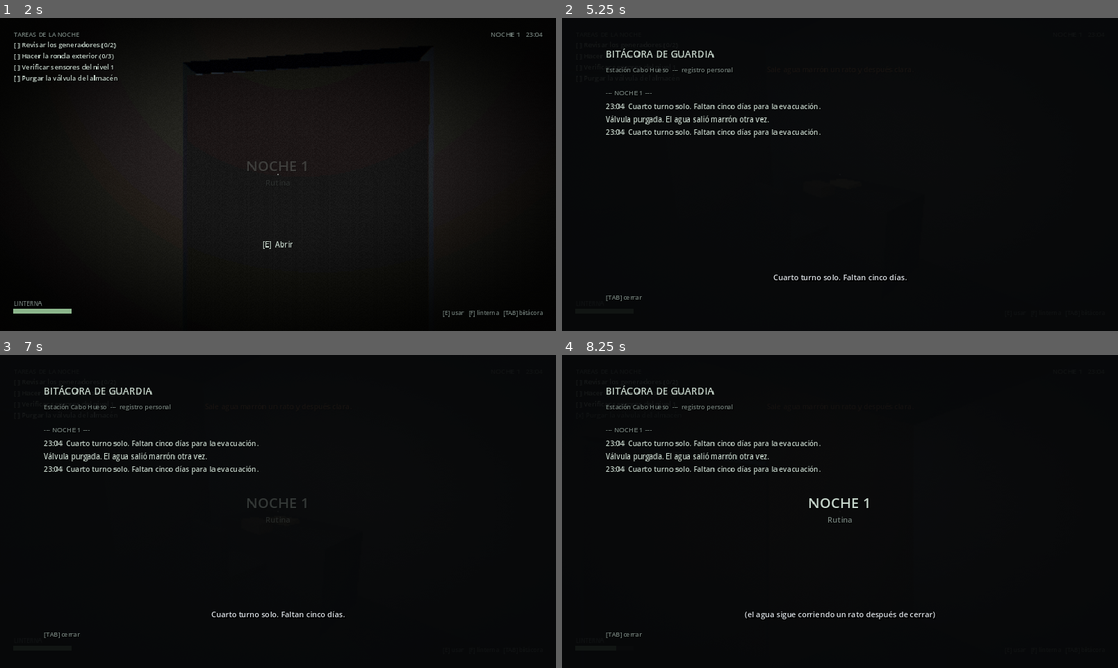
Above: before the commit, frames 1-4 (two rows, left to right).
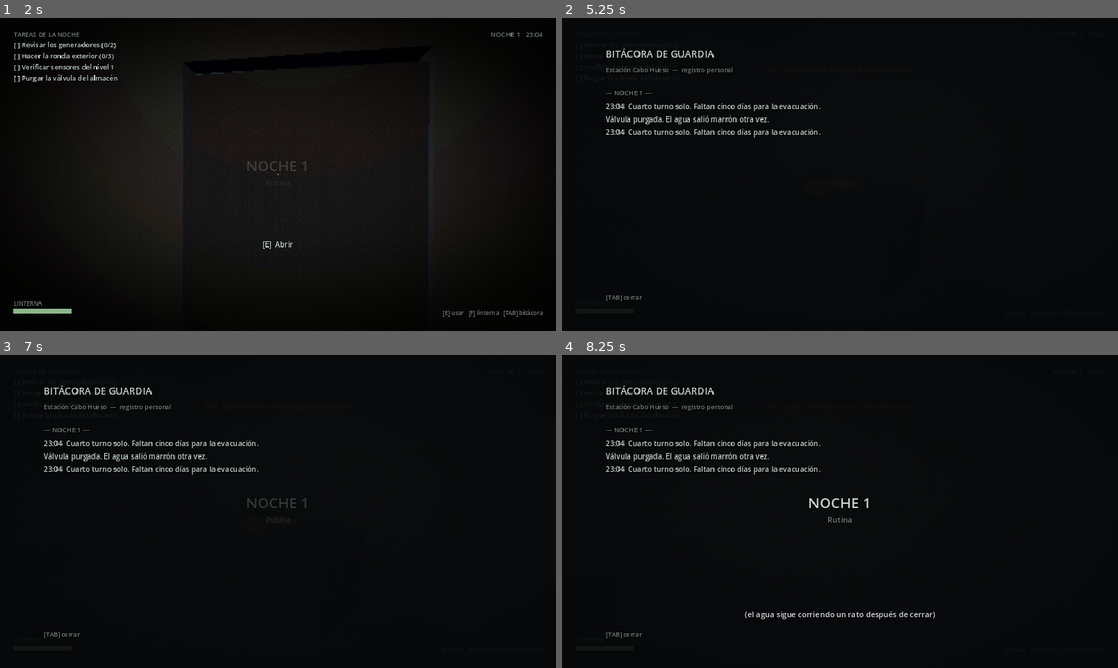
Above: after the commit, the same moments.

Repository: avanzadigital4-a11y/La-Guardia
Game: Godot game, scene res://tests/ui_smoke.tscn
Two runs of this game, one before a commit and one after it. Both use one fixed random seed, a clock stepped at 60 frames per second and the inputs below. This scene is started directly instead of the project's main scene.
Inputs (mouse positions are in pixels of both pictures, inside the frame that each line leads up to):
- Up to frame 1 (2 s): tap Enter at 0.5 s; move the mouse to (305, 174) at 0.52 s; hold F (flashlight) 0.53-1.28 s; hold W (move_forward) from 0.53 s (still down); move the mouse to (250, 174) at 1.27 s; tap E (interact) at 1.35 s
- Up to frame 2 (5.25 s): move the mouse to (851, 168) at 2.02 s; hold Tab (logbook) 2.03-2.78 s; move the mouse to (812, 237) at 2.77 s; tap Shift (sprint) at 2.85 s; tap Space at 3.5 s; move the mouse to (1006, 221) at 3.52 s; release W (move_forward) at 3.53 s; hold F (flashlight) 3.53-4.28 s; hold A (move_left) 3.53-5.03 s; tap Enter at 4.25 s; move the mouse to (673, 127) at 4.27 s; tap E (interact) at 4.35 s; move the mouse to (845, 174) at 5.02 s; hold W (move_forward) from 5.03 s (still down); hold Tab (logbook) from 5.03 s (still down)
- Up to frame 3 (7 s): tap Space at 5.75 s; move the mouse to (194, 433) at 5.77 s; release W (move_forward) at 5.78 s; release Tab (logbook) at 5.78 s; hold D (move_right) 5.78-6.53 s; tap Shift (sprint) at 5.85 s; tap Enter at 6.5 s; move the mouse to (400, 495) at 6.52 s; hold W (move_forward) from 6.53 s (still down); hold F (flashlight) from 6.53 s (still down)
- Up to frame 4 (8.25 s): move the mouse to (728, 527) at 7.27 s; release W (move_forward) at 7.28 s; release F (flashlight) at 7.28 s; hold D (move_right) 7.28-8.03 s; tap E (interact) at 7.35 s; move the mouse to (851, 505) at 8.02 s; hold W (move_forward) from 8.03 s (still down); hold Tab (logbook) from 8.03 s (still down)

Frame 1 is identical in both runs. In frame 2, 0.2% of the frame differs, in the area x 10-62%, y 23-84%; in frame 3, 0.2%; in frame 4, less than 0.1%.

Commit message:
Ranuras de guardado, creditos y opciones de comodidad
- Tres ranuras de guardado, cada una con su noche, su fecha y si quedo a
  mitad de noche. Borrado con confirmacion. Las partidas guardadas antes de
  que existieran las ranuras se siguen leyendo.
- Menu reorganizado: Jugar (lista de ranuras), Opciones, Creditos y Salir.
- Opciones de comodidad, que en primera persona son accesibilidad y no lujo:
  cabeceo al caminar, campo de vision y tamano de subtitulos.
- Arreglo de fondo: si empieza una noche mientras otra todavia esta esperando
  fundidos o beats, la vieja se corta en vez de pisar el estado de la nueva.
- La herramienta de capturas pasa a usar --capturas, para no chocar con el
  --capture de la suite de interfaz.

Co-Authored-By: Claude Opus 5 <noreply@anthropic.com>
Claude-Session: https://claude.ai/code/session_01QBYzsXZBwSR4QSCbqtZCzF

Diff:
--- a/scripts/autoload/game_state.gd
+++ b/scripts/autoload/game_state.gd
@@ -13,7 +13,8 @@
 signal battery_changed(value: float)
 
 const MAX_NIGHT := 5
-const SAVE_PATH := "user://la_guardia_save.json"
+const SAVE_PATH := "user://la_guardia_save.json"   # partida vieja, se migra sola
+const SLOTS := 3
 
 var current_night := 1
 var tasks: Array = []              # [{id, text, done}]
@@ -24,6 +25,7 @@
 var spare_batteries := 0   # las de repuesto se buscan en la estacion
 var night_active := false
 var pending_world := {}   # estado del mundo a restaurar al continuar
+var slot := 1
 
 
 func start_night(n: int) -> void:
@@ -178,6 +180,43 @@
 	pending_world = {}
 
 
+static func slot_path(n: int) -> String:
+	return "user://la_guardia_%d.json" % clampi(n, 1, SLOTS)
+
+
+## Resumen de cada ranura, para el menu: {"usado", "noche", "fecha"}.
+static func slot_info(n: int) -> Dictionary:
+	var path := slot_path(n)
+	if not FileAccess.file_exists(path):
+		return {"usado": false, "noche": 0, "fecha": ""}
+	var f := FileAccess.open(path, FileAccess.READ)
+	if f == null:
+		return {"usado": false, "noche": 0, "fecha": ""}
+	var parsed: Variant = JSON.parse_string(f.get_as_text())
+	f.close()
+	if typeof(parsed) != TYPE_DICTIONARY:
+		return {"usado": false, "noche": 0, "fecha": ""}
+	return {
+		"usado": true,
+		"noche": int(parsed.get("night", 1)),
+		"fecha": String(parsed.get("fecha", "")),
+		"en_curso": not Dictionary(parsed.get("mundo", {})).is_empty(),
+	}
+
+
+static func delete_slot(n: int) -> void:
+	var path := slot_path(n)
+	if FileAccess.file_exists(path):
+		DirAccess.remove_absolute(ProjectSettings.globalize_path(path))
+
+
+static func any_slot_used() -> bool:
+	for i in range(1, SLOTS + 1):
+		if slot_info(i)["usado"]:
+			return true
+	return false
+
+
 ## `world` lo arma el NightDirector: alcanza para retomar a mitad de noche.
 func save_game(world := {}) -> void:
 	var data := {
@@ -187,17 +226,25 @@
 		"radio_logs": radio_logs_found,
 		"spare": spare_batteries,
 		"mundo": world,
+		"fecha": Time.get_datetime_string_from_system(false, true),
 	}
-	var f := FileAccess.open(SAVE_PATH, FileAccess.WRITE)
+	var f := FileAccess.open(slot_path(slot), FileAccess.WRITE)
 	if f:
 		f.store_string(JSON.stringify(data, "\t"))
 		f.close()
 
 
-func load_game() -> bool:
-	if not FileAccess.file_exists(SAVE_PATH):
-		return false
-	var f := FileAccess.open(SAVE_PATH, FileAccess.READ)
+func load_game(from_slot := 0) -> bool:
+	if from_slot > 0:
+		slot = clampi(from_slot, 1, SLOTS)
+	var path := slot_path(slot)
+	if not FileAccess.file_exists(path):
+		# Partida guardada antes de que existieran las ranuras.
+		if FileAccess.file_exists(SAVE_PATH):
+			path = SAVE_PATH
+		else:
+			return false
+	var f := FileAccess.open(path, FileAccess.READ)
 	if f == null:
 		return false
 	var parsed: Variant = JSON.parse_string(f.get_as_text())
--- a/scripts/autoload/settings.gd
+++ b/scripts/autoload/settings.gd
@@ -11,6 +11,9 @@
 var pixelation := 0.55           # escala interna del viewport 3D
 var fullscreen := false
 var invert_y := false
+var head_bob := true
+var fov := 68.0
+var subtitle_size := 16
 var keybinds := {}               # accion -> physical_keycode
 
 const REBINDABLE := [
@@ -87,6 +90,9 @@
 	cfg.set_value("juego", "pixelation", pixelation)
 	cfg.set_value("juego", "fullscreen", fullscreen)
 	cfg.set_value("juego", "invert_y", invert_y)
+	cfg.set_value("juego", "head_bob", head_bob)
+	cfg.set_value("juego", "fov", fov)
+	cfg.set_value("juego", "subtitle_size", subtitle_size)
 	cfg.set_value("teclas", "binds", keybinds)
 	cfg.save(PATH)
 
@@ -101,4 +107,7 @@
 	pixelation = float(cfg.get_value("juego", "pixelation", pixelation))
 	fullscreen = bool(cfg.get_value("juego", "fullscreen", fullscreen))
 	invert_y = bool(cfg.get_value("juego", "invert_y", invert_y))
+	head_bob = bool(cfg.get_value("juego", "head_bob", head_bob))
+	fov = float(cfg.get_value("juego", "fov", fov))
+	subtitle_size = int(cfg.get_value("juego", "subtitle_size", subtitle_size))
 	keybinds = cfg.get_value("teclas", "binds", {})
--- a/scripts/main.gd
+++ b/scripts/main.gd
@@ -28,7 +28,7 @@
 	add_child(director)
 	director.setup(station, player, fade, world_env)
 	director.start_night(GameState.current_night)
-	if "--capture" in OS.get_cmdline_user_args():
+	if "--capturas" in OS.get_cmdline_user_args():
 		_capture_debug()
 
 
@@ -143,7 +143,7 @@
 			get_viewport().set_input_as_handled()
 
 
-## Herramienta de desarrollo: corre el juego con  -- --capture  y guarda una
+## Herramienta de desarrollo: corre el juego con  -- --capturas  y guarda una
 ## captura de cada ambiente en user:// para revisar la estetica sin jugar.
 func _capture_debug() -> void:
 	var views := [
--- a/scripts/player/player.gd
+++ b/scripts/player/player.gd
@@ -31,6 +31,15 @@
 	ray.collision_mask = Build.LAYER_INTERACT
 	Input.mouse_mode = Input.MOUSE_MODE_CAPTURED
 	_update_flashlight()
+	_apply_comfort()
+	Settings.changed.connect(_apply_comfort)
+
+
+## Opciones de comodidad: campo de vision y cabeceo. En terror en primera
+## persona esto es accesibilidad, no un lujo.
+func _apply_comfort() -> void:
+	if is_instance_valid(camera):
+		camera.fov = Settings.fov
 
 
 func _unhandled_input(event: InputEvent) -> void:
@@ -72,7 +81,8 @@
 func _head_bob(delta: float, speed: float) -> void:
 	if speed > 0.2:
 		_bob_time += delta * speed * 3.0
-		head.position.y = 1.55 + sin(_bob_time * 2.0) * 0.022
+		var amount := 0.022 if Settings.head_bob else 0.0
+		head.position.y = 1.55 + sin(_bob_time * 2.0) * amount
 		_step_accum += speed * delta
 		if _step_accum >= STEP_DISTANCE:
 			_step_accum = 0.0
--- a/scripts/ui/menu.gd
+++ b/scripts/ui/menu.gd
@@ -1,5 +1,13 @@
+# -*- coding: utf-8 -*-
 extends Control
-## Menu de inicio.
+## Menú de inicio: ranuras de guardado, opciones y créditos.
+
+var _main_col: VBoxContainer
+var _slots_col: VBoxContainer
+var _credits: VBoxContainer
+var _options: OptionsPanel
+var _pending_delete := 0
+
 
 func _ready() -> void:
 	Input.mouse_mode = Input.MOUSE_MODE_VISIBLE
@@ -11,52 +19,36 @@
 	bg.mouse_filter = Control.MOUSE_FILTER_IGNORE
 	add_child(bg)
 
-	var center := CenterContainer.new()
-	center.set_anchors_preset(Control.PRESET_FULL_RECT)
-	add_child(center)
-
-	var col := VBoxContainer.new()
-	col.add_theme_constant_override("separation", 10)
-	center.add_child(col)
-
+	_main_col = _panel()
 	var title := UIUtils.label("LA GUARDIA", 40, UIUtils.FG)
 	title.horizontal_alignment = HORIZONTAL_ALIGNMENT_CENTER
-	col.add_child(title)
+	_main_col.add_child(title)
 	var sub := UIUtils.label("Estación Cabo Hueso  ---  cinco noches", 14, UIUtils.DIM)
 	sub.horizontal_alignment = HORIZONTAL_ALIGNMENT_CENTER
-	col.add_child(sub)
-	col.add_child(UIUtils.label("", 16, UIUtils.DIM))
+	_main_col.add_child(sub)
+	_main_col.add_child(UIUtils.label("", 16, UIUtils.DIM))
 
-	var options := OptionsPanel.new()
-	options.visible = false
-	options.closed.connect(func():
-		options.visible = false
-		col.visible = true)
-
-	_button(col, "Nueva partida", func():
-		GameState.reset()
-		get_tree().change_scene_to_file("res://scenes/main.tscn"))
-
-	var cont := _button(col, "Continuar", func():
-		GameState.load_game()
-		get_tree().change_scene_to_file("res://scenes/main.tscn"))
-	cont.disabled = not FileAccess.file_exists(GameState.SAVE_PATH)
-	if cont.disabled:
-		cont.tooltip_text = "Todavía no hay ninguna noche guardada."
-
-	_button(col, "Opciones", func():
-		col.visible = false
-		options.visible = true)
-
-	_button(col, "Salir", func():
-		get_tree().quit())
-
+	_slots_col = _panel()
+	_credits = _panel()
+	_options = OptionsPanel.new()
+	_options.closed.connect(func(): _show(_main_col))
 	var opt_center := CenterContainer.new()
 	opt_center.set_anchors_preset(Control.PRESET_FULL_RECT)
 	add_child(opt_center)
-	opt_center.add_child(options)
+	opt_center.add_child(_options)
 
-	var hint := UIUtils.label("[WASD] moverse   [E] usar   [F] linterna   [TAB] bitácora", 12, UIUtils.DIM)
+	_button(_main_col, "Jugar", func():
+		_refresh_slots()
+		_show(_slots_col))
+	_button(_main_col, "Opciones", func(): _show(_options))
+	_button(_main_col, "Créditos", func(): _show(_credits))
+	_button(_main_col, "Salir", func(): get_tree().quit())
+
+	_build_credits()
+	_refresh_slots()
+	_show(_main_col)
+
+	var hint := UIUtils.label("[WASD] moverse   [E] usar   [F] linterna   [TAB] bitácora   [F3] rendimiento", 12, UIUtils.DIM)
 	hint.set_anchors_preset(Control.PRESET_BOTTOM_WIDE)
 	hint.offset_top = -46.0
 	hint.offset_bottom = -26.0
@@ -64,10 +56,99 @@
 	add_child(hint)
 
 
-func _button(parent: Node, text: String, on_press: Callable) -> Button:
+func _panel() -> VBoxContainer:
+	var center := CenterContainer.new()
+	center.set_anchors_preset(Control.PRESET_FULL_RECT)
+	add_child(center)
+	var col := VBoxContainer.new()
+	col.add_theme_constant_override("separation", 8)
+	center.add_child(col)
+	return col
+
+
+func _show(which: Control) -> void:
+	for node in [_main_col, _slots_col, _credits, _options]:
+		if node != null:
+			node.visible = node == which
+
+
+func _button(parent: Node, text: String, on_press: Callable, width := 320) -> Button:
 	var b := Button.new()
 	b.text = text
-	b.custom_minimum_size = Vector2(280, 38)
+	b.custom_minimum_size = Vector2(width, 36)
 	b.pressed.connect(on_press)
 	parent.add_child(b)
 	return b
+
+
+func _refresh_slots() -> void:
+	for c in _slots_col.get_children():
+		c.queue_free()
+	var title := UIUtils.label("PARTIDAS", 20, UIUtils.FG)
+	title.horizontal_alignment = HORIZONTAL_ALIGNMENT_CENTER
+	_slots_col.add_child(title)
+
+	for i in range(1, GameState.SLOTS + 1):
+		var info := GameState.slot_info(i)
+		var row := HBoxContainer.new()
+		row.add_theme_constant_override("separation", 8)
+		_slots_col.add_child(row)
+
+		var label := "Ranura %d  ---  vacía, empezar de cero" % i
+		if info["usado"]:
+			var estado := "a mitad de la noche" if info.get("en_curso", false) else "noche terminada"
+			label = "Ranura %d  ---  Noche %d, %s   %s" % [i, info["noche"], estado, info["fecha"]]
+		var slot_number := i
+		_button(row, label, func(): _play(slot_number, info["usado"]), 520)
+
+		if info["usado"]:
+			var del := _button(row, "Borrar", func():
+				_pending_delete = slot_number
+				_refresh_slots(), 100)
+			del.add_theme_color_override("font_color", UIUtils.WRONG)
+
+	if _pending_delete > 0:
+		var confirm := HBoxContainer.new()
+		confirm.add_theme_constant_override("separation", 8)
+		_slots_col.add_child(confirm)
+		confirm.add_child(UIUtils.label("¿Borrar la ranura %d? No se puede deshacer." % _pending_delete, 14, UIUtils.WRONG))
+		_button(confirm, "Sí, borrar", func():
+			GameState.delete_slot(_pending_delete)
+			_pending_delete = 0
+			_refresh_slots(), 120)
+		_button(confirm, "No", func():
+			_pending_delete = 0
+			_refresh_slots(), 80)
+
+	_slots_col.add_child(UIUtils.label("", 10, UIUtils.DIM))
+	_button(_slots_col, "Volver", func(): _show(_main_col), 160)
+
+
+func _play(slot: int, used: bool) -> void:
+	GameState.reset()
+	GameState.slot = slot
+	if used:
+		GameState.load_game(slot)
+	get_tree().change_scene_to_file("res://scenes/main.tscn")
+
+
+func _build_credits() -> void:
+	var title := UIUtils.label("CRÉDITOS", 20, UIUtils.FG)
+	title.horizontal_alignment = HORIZONTAL_ALIGNMENT_CENTER
+	_credits.add_child(title)
+	_credits.add_child(UIUtils.label("", 10, UIUtils.DIM))
+	for line in [
+		"Diseño y dirección          ---",
+		"Programación                ---",
+		"Arte                        ---",
+		"Voces de los registros      ---",
+		"",
+		"Motor                       Godot 4 (renderizador Compatibility)",
+		"Audio                       sintetizado en tiempo real",
+		"",
+		"La estación Cabo Hueso es ficticia.",
+		"Cualquier parecido con una base real es casualidad.",
+	]:
+		_credits.add_child(UIUtils.label(line, 14, UIUtils.FG if line != "" else UIUtils.DIM))
+	_credits.add_child(UIUtils.label("", 10, UIUtils.DIM))
+	_button(_credits, "Volver", func(): _show(_main_col), 160)
--- a/scripts/ui/options_panel.gd
+++ b/scripts/ui/options_panel.gd
@@ -33,6 +33,12 @@
 		func(v): Settings.fullscreen = v)
 	_check(left, "Invertir eje Y", Settings.invert_y,
 		func(v): Settings.invert_y = v)
+	_check(left, "Cabeceo al caminar", Settings.head_bob,
+		func(v): Settings.head_bob = v)
+	_slider(left, "Campo de visión", 60.0, 100.0, Settings.fov, 1.0,
+		func(v): Settings.fov = v)
+	_slider(left, "Tamaño de subtítulos", 12.0, 28.0, float(Settings.subtitle_size), 1.0,
+		func(v): Settings.subtitle_size = int(v))
 
 	var right := VBoxContainer.new()
 	right.add_theme_constant_override("separation", 4)
--- a/scripts/ui/subtitles.gd
+++ b/scripts/ui/subtitles.gd
@@ -21,6 +21,12 @@
 	_label.add_theme_constant_override("shadow_outline_size", 6)
 	_label.text = ""
 	add_child(_label)
+	_apply_size()
+	Settings.changed.connect(_apply_size)
+
+
+func _apply_size() -> void:
+	_label.add_theme_font_size_override("font_size", Settings.subtitle_size)
 
 
 func show_line(text: String, duration := 3.0) -> void:
--- a/scripts/world/night_director.gd
+++ b/scripts/world/night_director.gd
@@ -16,6 +16,7 @@
 var anomalies: AnomalyKit
 var _door_check := 0.0
 var _doors_touched := false
+var _start_token := 0
 
 
 func setup(p_station: StationBuilder, p_player: Player, p_fade: CanvasLayer, p_env: WorldEnvironment) -> void:
@@ -37,6 +38,10 @@
 
 
 func start_night(night: int) -> void:
+	# Si entra otro arranque de noche mientras este todavia esta esperando
+	# fundidos o beats, el viejo se corta acá y no pisa el estado del nuevo.
+	_start_token += 1
+	var token := _start_token
 	_armed.clear()
 	_doors_touched = false
 	anomalies.reset_all()
@@ -90,8 +95,14 @@
 
 	if fade.has_method("show_card"):
 		await fade.fade_in(1.8)
+		if token != _start_token:
+			return
 		await fade.show_card(data["title"], data["subtitle"], 2.4)
+		if token != _start_token:
+			return
 	await _run_actions(NightData.beats_for(night, "inicio"))
+	if token != _start_token:
+		return
 
 	# Si venimos de un guardado a mitad de noche, se retoma ahi.
 	if not GameState.pending_world.is_empty():
--- a/tests/ui_smoke.gd
+++ b/tests/ui_smoke.gd
@@ -17,14 +17,16 @@
 	add_child(menu)
 	await get_tree().process_frame
 	var buttons := _find_buttons(menu)
-	_check(buttons.size() >= 4, "el menu tiene sus cuatro opciones (%d)" % buttons.size())
 	var names: Array[String] = []
 	for b in buttons:
 		names.append(b.text)
-	_check("Nueva partida" in names and "Continuar" in names, "estan nueva partida y continuar")
-	var cont: Button = buttons[names.find("Continuar")]
-	_check(cont.disabled == not FileAccess.file_exists(GameState.SAVE_PATH),
-		"continuar solo esta disponible si hay partida guardada")
+	_check("Jugar" in names and "Opciones" in names and "Créditos" in names and "Salir" in names,
+		"el menu tiene jugar, opciones, creditos y salir")
+	var slot_rows := 0
+	for name in names:
+		if name.begins_with("Ranura "):
+			slot_rows += 1
+	_check(slot_rows == GameState.SLOTS, "el menu lista las %d ranuras de guardado (%d)" % [GameState.SLOTS, slot_rows])
 
 	if "--capture" in OS.get_cmdline_user_args():
 		await get_tree().create_timer(0.6).timeout
Not shown, changed: README.md
